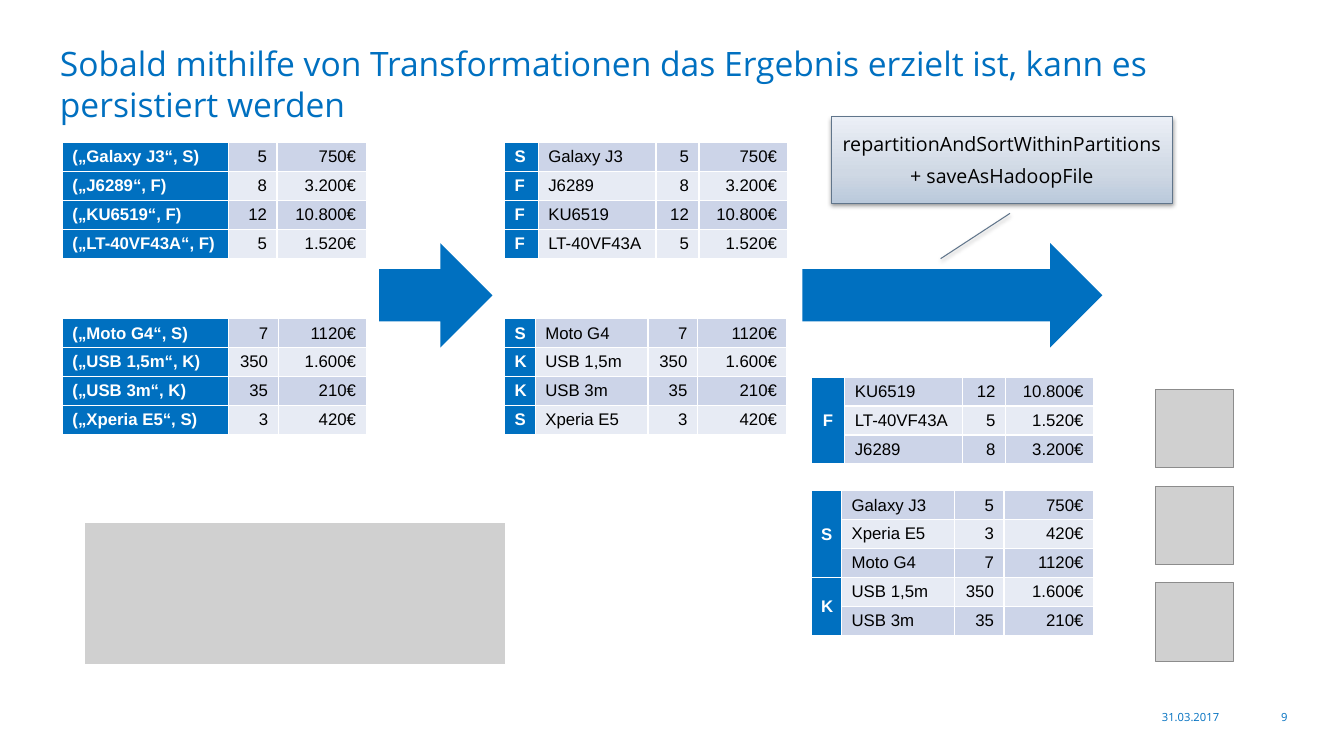
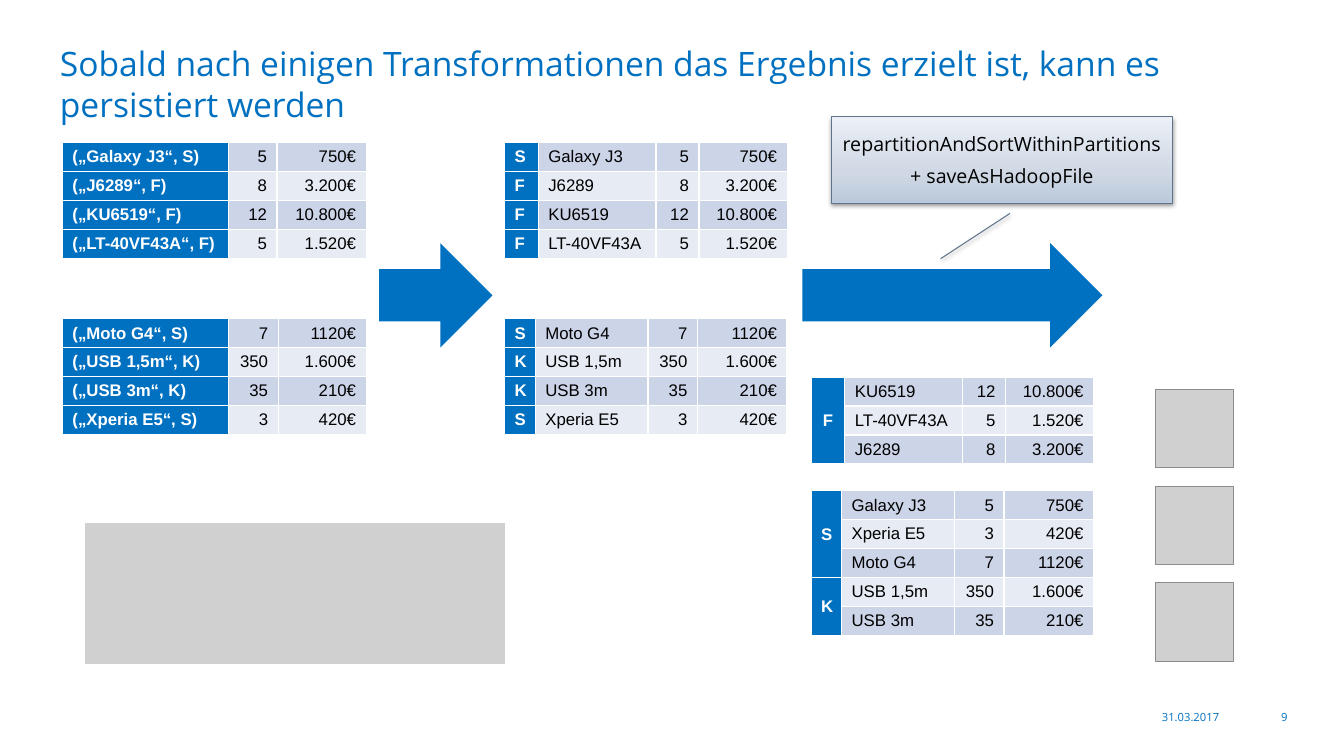
Before and after one commit to Skamandros/jug-saxony-workshop, a slide deck: slide 9 of src/slides/resources/2017-03-31-JUG-Saxony-Workshop-de.pptx. Drawn at 1344x756 pixels with LibreOffice and Linux fonts; fonts in the diff are those of the drawing; grey boxes stand for pictures; background and template pictures are left out. Boxes give left, top, right and bottom in pixels: in the first picture for what was removed or moved away, otherwise in the second. Text is boxed around its words. In the diff, an @@ line names an element or a change of style, - is before the commit and + after.

```diff
--- a/src/slides/resources/2017-03-31-JUG-Saxony-Workshop-de.pptx
+++ b/src/slides/resources/2017-03-31-JUG-Saxony-Workshop-de.pptx
@@ title at [60,50,1160,125]: text changed @@
-Sobald mithilfe von Transformationen das Ergebnis erzielt ist, kann es persistiert werden
+Sobald nach einigen Transformationen das Ergebnis erzielt ist, kann es persistiert werden
```
Also in this commit, not shown: 1 other slide changed.
